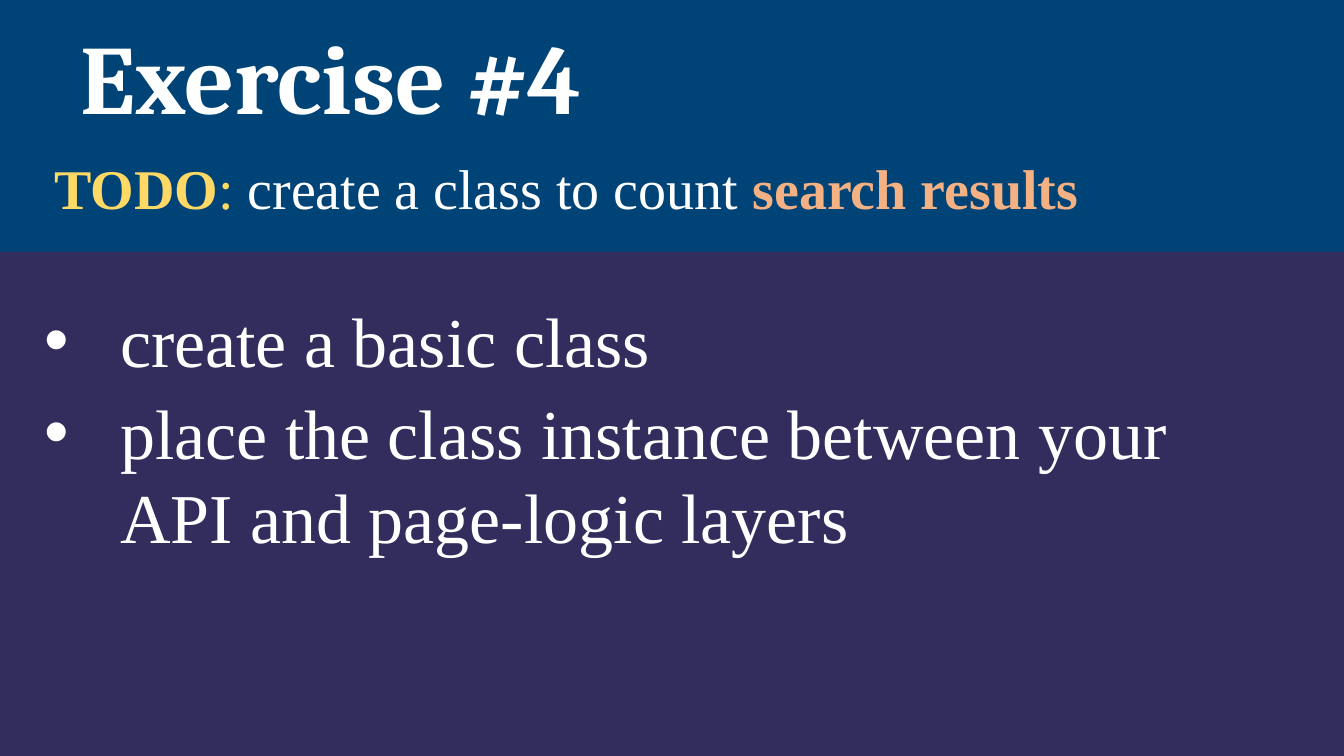
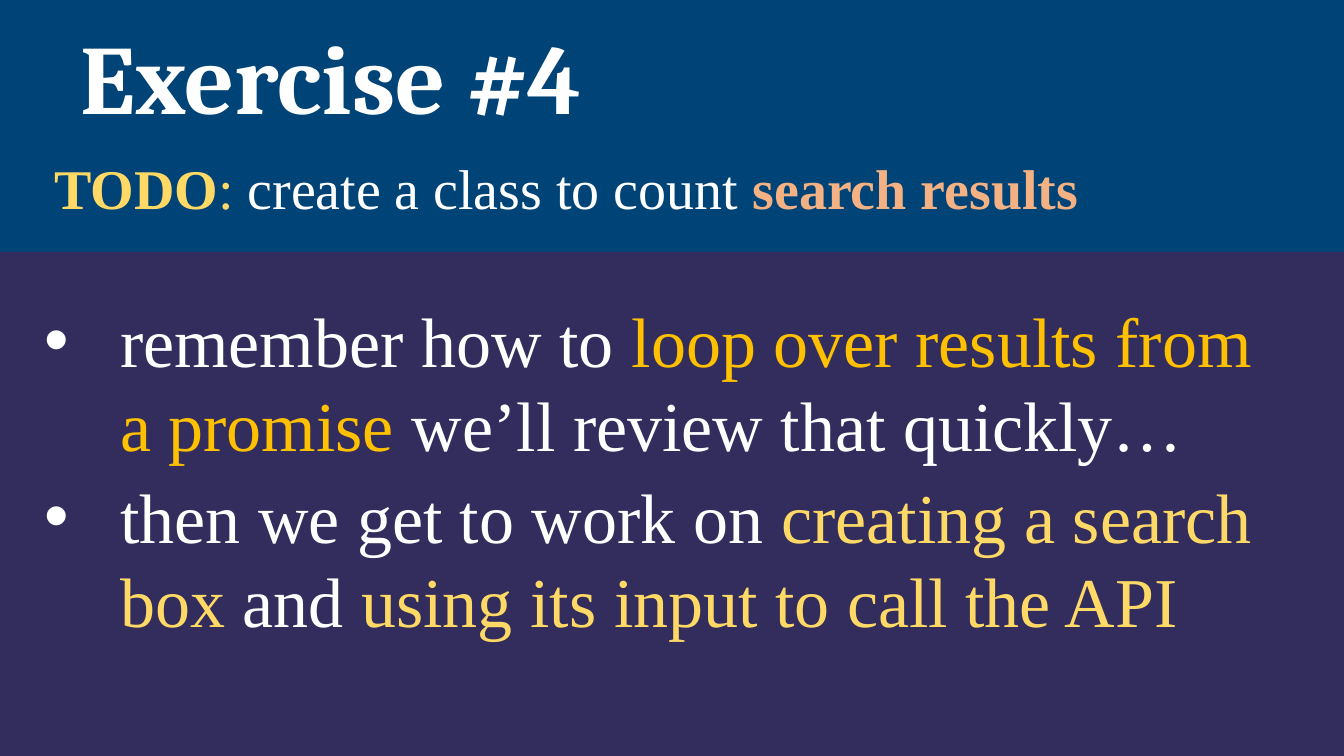
Before and after one commit to joeldevlearning/javascript-3, a slide deck: slide 13 of presentation-night-3.pptx (slide 12 before the commit). Drawn at 1344x756 pixels with LibreOffice and Linux fonts; fonts in the diff are those of the drawing. Boxes give left, top, right and bottom in pixels: in the first picture for what was removed or moved away, otherwise in the second. Text is boxed around its words. In the diff, an @@ line names an element or a change of style, - is before the commit and + after.

```diff
--- a/presentation-night-3.pptx
+++ b/presentation-night-3.pptx
@@ text at (120, 317, 1252, 640): text changed @@
-• create a basic class
-• place the class instance between your API and page-logic layers
+• remember how to loop over results from a promise we’ll review that quickly…
+• then we get to work on creating a search box and using its input to call the API
```
Also in this commit, not shown: 2 other slides changed, 1 slide added, 1 other file.
